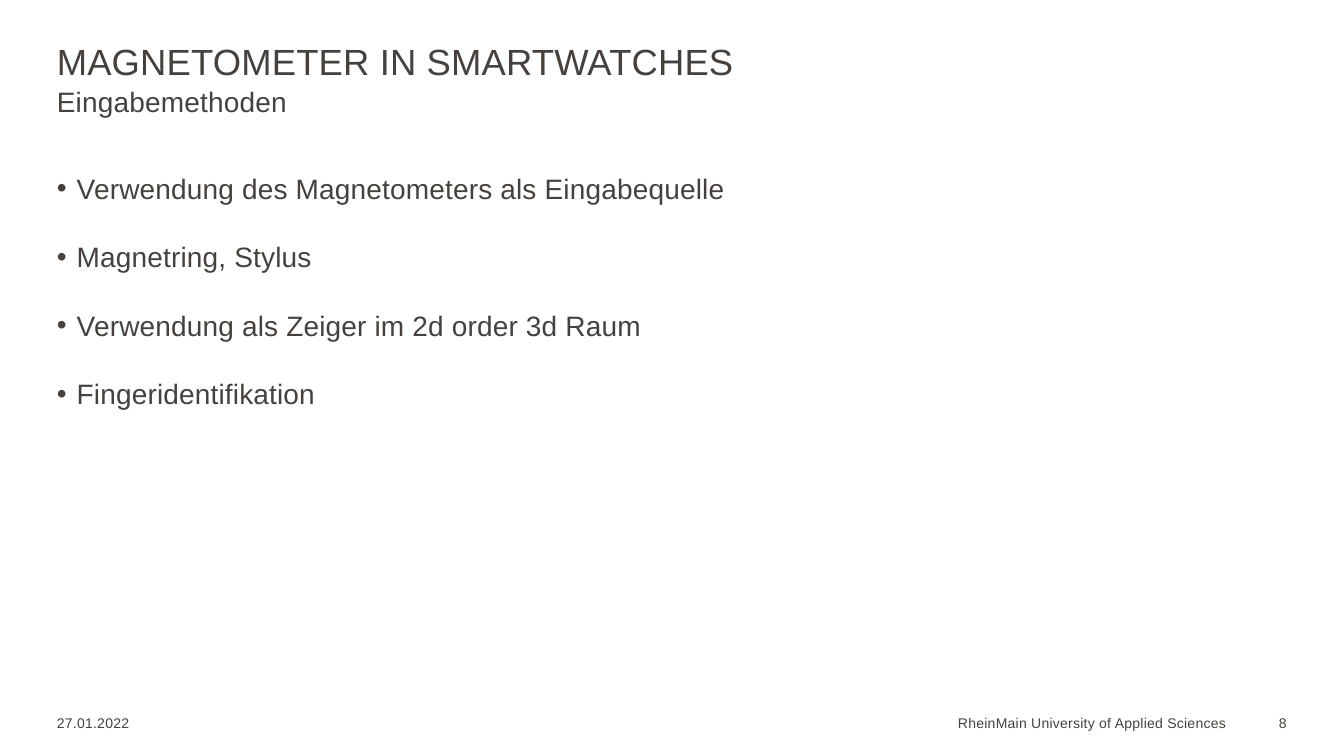
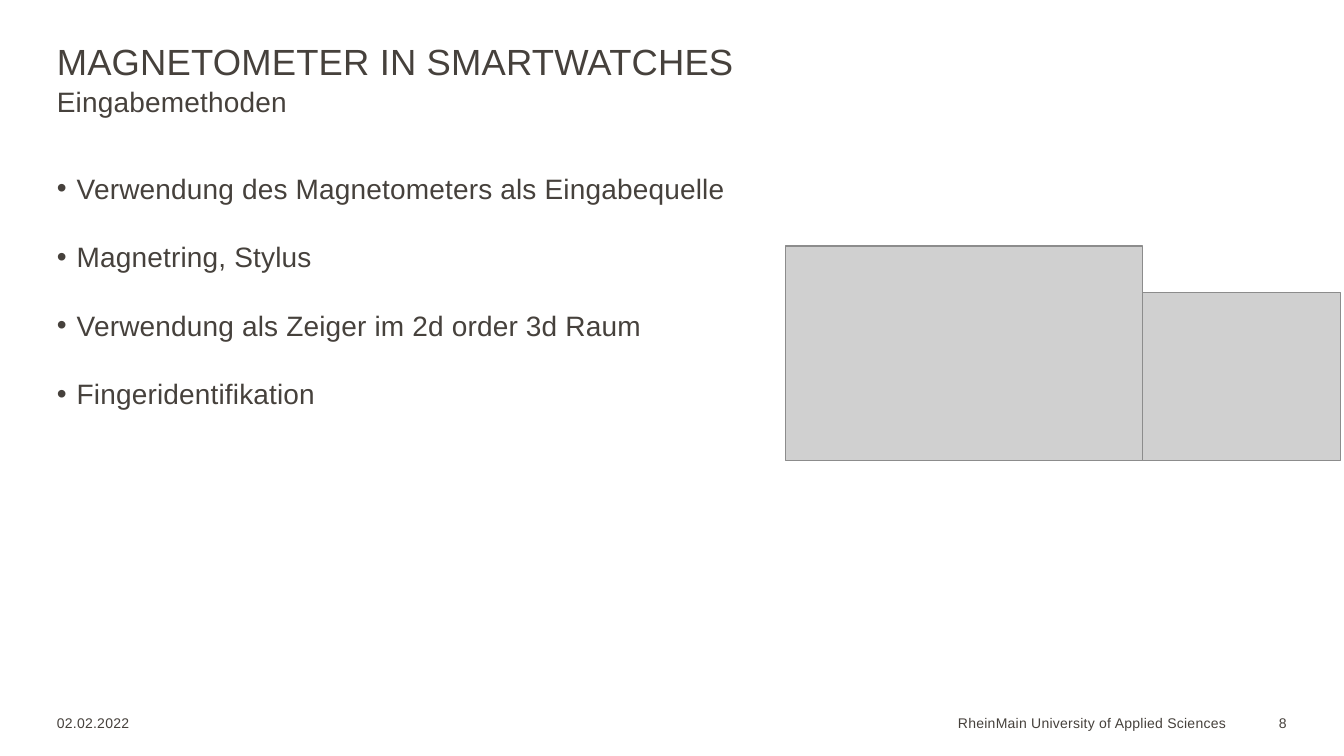
Before and after one commit to Georgios24816/hsrm, a slide deck: slide 8 of 5/Seminar/Georgios_Markou_10.odp. Drawn at 1344x756 pixels with LibreOffice and Linux fonts; fonts in the diff are those of the drawing; grey boxes stand for pictures; background and template pictures are left out. Boxes give left, top, right and bottom in pixels: in the first picture for what was removed or moved away, otherwise in the second. Text is boxed around its words. In the diff, an @@ line names an element or a change of style, - is before the commit and + after.

```diff
--- a/5/Seminar/Georgios_Markou_10.odp
+++ b/5/Seminar/Georgios_Markou_10.odp
@@ picture added at <box>785,246,1143,461</box> @@
@@ picture added at <box>1143,292,1341,460</box> @@
@@ text at <box>57,718,129,728</box>: text changed @@
-27.01.2022
+02.02.2022
```
Also in this commit, not shown: 10 other slides changed, 1 slide added, 2 other files.
